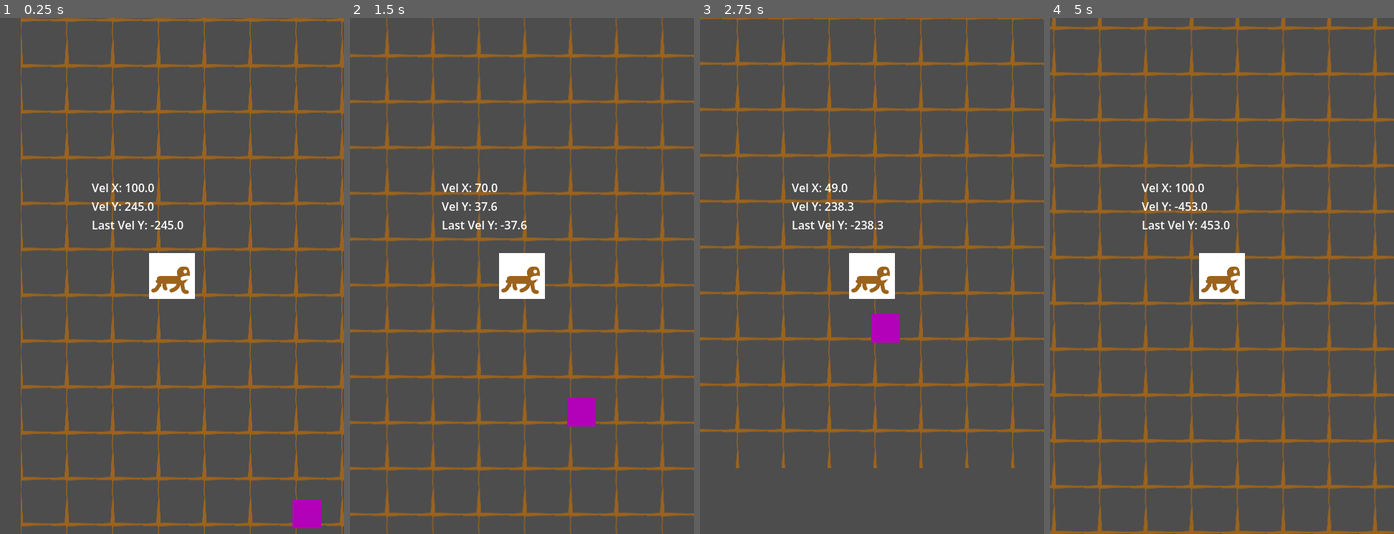
Above: before the commit, frames 1-4 (left to right).
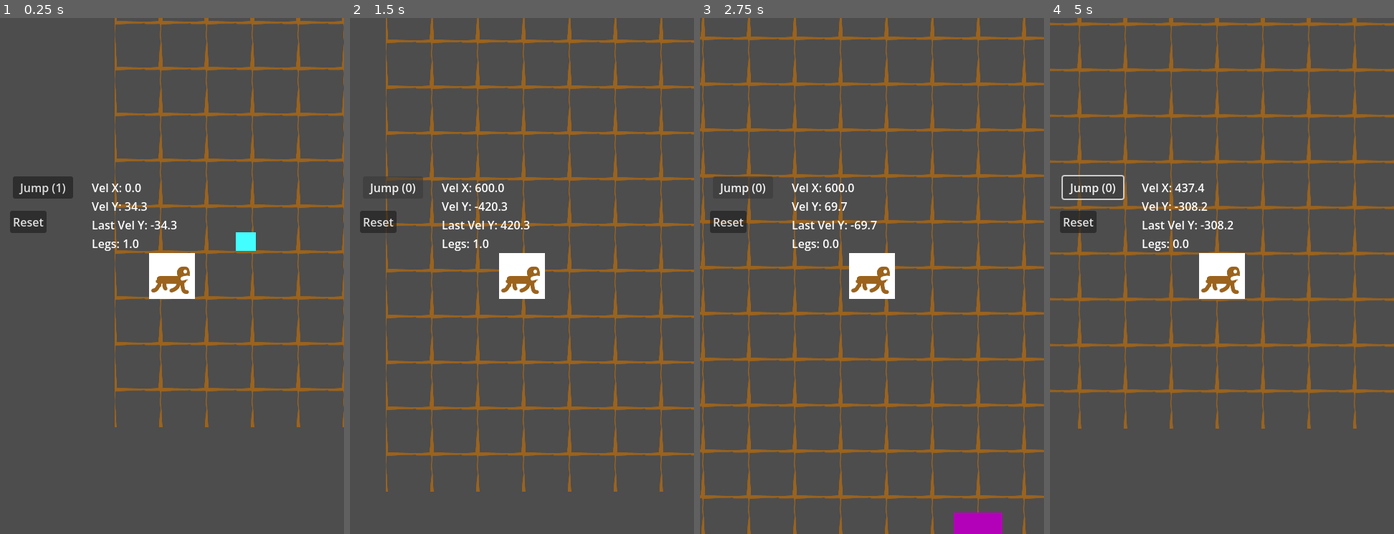
Above: after the commit, the same moments.

Repository: TOMYAAAAAH/paf-la-mite
Game: Godot game, scene res://main.tscn
Two runs of this game, one before a commit and one after it. Both use one fixed random seed, a clock stepped at 60 frames per second and the inputs below.
Inputs (mouse positions are in pixels of both pictures, inside the frame that each line leads up to):
- Up to frame 1 (0.25 s): no input
- Up to frame 2 (1.5 s): click (377, 224) at 0.5 s, where only the run after the commit has a clickable "Reset"; click (391, 188) at 1.25 s, where only the run after the commit has a clickable "Jump (1)"
- Up to frame 3 (2.75 s): click (741, 188) at 2 s, where only the run after the commit has a clickable "Jump (0)"
- Up to frame 4 (5 s): click (1091, 188) at 2.75 s, where only the run after the commit has a clickable "Jump (0)"; click (1091, 188) at 3.5 s, where only the run after the commit has a clickable "Jump (0)"; tap Enter (ui_accept) at 4.25, 4.52, 4.55, 4.82 s; tap Tab (launch, bound only after the commit) at 4.35 s

The runs differ from the first frame. In frame 1, 16% of the frame differs, in the area x 2-100%, y 0-100%; in frame 2, 17%; in frame 3, 21%, in the area x 0-100%, y 0-100%; in frame 4, 20%.

Commit message:
add hopper

Diff:
--- /dev/null
+++ b/bouncer.gd
@@ -0,0 +1,15 @@
+extends Area2D
+
+
+# Called when the node enters the scene tree for the first time.
+func _ready() -> void:
+	pass # Replace with function body.
+
+
+# Called every frame. 'delta' is the elapsed time since the previous frame.
+func _process(delta: float) -> void:
+	pass
+
+
+func _on_body_entered(body: Node2D) -> void:
+	pass # Replace with function body.
--- a/bouncer.tscn
+++ b/bouncer.tscn
@@ -1,15 +1,15 @@
 [gd_scene format=3 uid="uid://c2angheo0hmqj"]
 
 [sub_resource type="RectangleShape2D" id="RectangleShape2D_ww1wp"]
-size = Vector2(40, 40)
+size = Vector2(68, 40)
 
-[node name="Bouncer" type="StaticBody2D" unique_id=2060613599]
+[node name="Bouncer" type="StaticBody2D" unique_id=1204321091 groups=["bouncer"]]
 
 [node name="ColorRect" type="ColorRect" parent="." unique_id=1032122862]
-offset_right = 40.0
+offset_right = 68.0
 offset_bottom = 40.0
 color = Color(0.70171434, 0.00047784208, 0.7246397, 1)
 
 [node name="CollisionShape2D" type="CollisionShape2D" parent="." unique_id=104845290]
-position = Vector2(20, 20)
+position = Vector2(34, 20)
 shape = SubResource("RectangleShape2D_ww1wp")
--- /dev/null
+++ b/hopper.gd
@@ -0,0 +1,12 @@
+extends Area2D
+
+signal leg_collected
+
+func _ready():
+	# Connect the body_entered signal to a function
+	body_entered.connect(_on_body_entered)
+
+func _on_body_entered(body):
+	if body.name == "Mite":  # Replace "Mite" with your mite's node name
+		emit_signal("leg_collected")
+		queue_free()  # Remove the sauterelle after collection
--- /dev/null
+++ b/hopper.tscn
@@ -0,0 +1,19 @@
+[gd_scene format=3 uid="uid://d5k8npeklfsx"]
+
+[ext_resource type="Script" uid="uid://c305l4fiar3mt" path="res://hopper.gd" id="1_6wt36"]
+
+[sub_resource type="CapsuleShape2D" id="CapsuleShape2D_6wt36"]
+radius = 15.0
+
+[node name="Hopper" type="Area2D" unique_id=708622132 groups=["hopper"]]
+script = ExtResource("1_6wt36")
+
+[node name="CollisionShape2D" type="CollisionShape2D" parent="." unique_id=1317942486]
+shape = SubResource("CapsuleShape2D_6wt36")
+
+[node name="ColorRect" type="ColorRect" parent="." unique_id=1460273274]
+offset_left = -14.0
+offset_top = -13.0
+offset_right = 14.0
+offset_bottom = 13.0
+color = Color(0.26165634, 0.9968435, 0.9999998, 1)
--- /dev/null
+++ b/main.gd
@@ -0,0 +1,6 @@
+extends Node2D
+
+# Connect this function to the Button's "pressed" signal
+func _on_reset_button_pressed():
+	# Reloads the current scene, effectively resetting the game
+	get_tree().reload_current_scene()
--- a/main.tscn
+++ b/main.tscn
@@ -1,15 +1,18 @@
 [gd_scene format=3 uid="uid://drewna04sxgtr"]
 
 [ext_resource type="PackedScene" uid="uid://c3ju64y5n75u5" path="res://mite.tscn" id="1_0xm2m"]
+[ext_resource type="Script" uid="uid://bixpk1d8gbrn4" path="res://main.gd" id="1_lquwl"]
 [ext_resource type="PackedScene" uid="uid://bwlhkhq6me7cx" path="res://floor.tscn" id="2_h2yge"]
 [ext_resource type="Texture2D" uid="uid://b36rfxdnau3mq" path="res://grid.png" id="3_h2yge"]
 [ext_resource type="PackedScene" uid="uid://c2angheo0hmqj" path="res://bouncer.tscn" id="4_1bvp3"]
+[ext_resource type="PackedScene" uid="uid://d5k8npeklfsx" path="res://hopper.tscn" id="6_7mycd"]
 
 [node name="Main" type="Node2D" unique_id=2144659749]
+script = ExtResource("1_lquwl")
 
 [node name="TextureRect" type="TextureRect" parent="." unique_id=650109987]
 offset_top = -363.0
-offset_right = 6459.0
+offset_right = 8175.0
 offset_bottom = 713.0
 texture = ExtResource("3_h2yge")
 stretch_mode = 1
@@ -18,6 +21,32 @@
 position = Vector2(-19, -127)
 
 [node name="Mite" parent="." unique_id=693137260 instance=ExtResource("1_0xm2m")]
+position = Vector2(80, 499)
 
-[node name="Area2D" parent="." unique_id=200657326 instance=ExtResource("4_1bvp3")]
-position = Vector2(379, 498)
+[node name="Bouncer" parent="." unique_id=200657326 instance=ExtResource("4_1bvp3")]
+position = Vector2(452, 490)
+
+[node name="Bouncer2" parent="." unique_id=1204321091 instance=ExtResource("4_1bvp3")]
+position = Vector2(1054, 490)
+
+[node name="CanvasLayer" type="CanvasLayer" parent="." unique_id=933197081]
+
+[node name="ResetButton" type="Button" parent="CanvasLayer" unique_id=485472565]
+offset_left = 14.0
+offset_top = 269.0
+offset_right = 65.0
+offset_bottom = 300.0
+text = "Reset"
+
+[node name="JumpButton" type="Button" parent="CanvasLayer" unique_id=36778432]
+offset_left = 18.0
+offset_top = 221.0
+offset_right = 102.0
+offset_bottom = 252.0
+text = "Sauter (n)"
+
+[node name="Hopper" parent="." unique_id=708622132 instance=ExtResource("6_7mycd")]
+position = Vector2(183, 454)
+
+[connection signal="pressed" from="CanvasLayer/ResetButton" to="." method="_on_reset_button_pressed"]
+[connection signal="leg_collected" from="Hopper" to="Mite" method="_on_leg_collected"]
--- a/mite.gd
+++ b/mite.gd
@@ -1,25 +1,35 @@
 extends CharacterBody2D
 
 @onready var velocity_label = $VelocityLabel
+@onready var jump_button = get_node("/root/Main/CanvasLayer/JumpButton")  # Replace with your button's path
 
-var speed = 100
+var speed = 0
 var jump_velocity = 0
 var gravity = 980
+var leg_count = 1
+
+func _ready():
+	var hoppers = get_tree().get_nodes_in_group("hopper")
+	for hopper in hoppers:
+		hopper.leg_collected.connect(_on_leg_collected)
+
+	# Initialize button text and state
+	update_jump_button()
+	jump_button.pressed.connect(_on_jump_button_pressed)
 
 func _physics_process(delta):
-	# --- Existing Movement Logic ---
 	if not is_on_floor():
 		velocity.y += gravity * delta
 		jump_velocity = 0 - velocity.y
 
-	if Input.is_action_just_pressed("ui_accept"):
-		jump_velocity = -600
-		velocity.y = jump_velocity
-		speed = 100
+	if Input.is_action_just_pressed("launch"):
+		self._on_jump_button_pressed()
+	elif Input.is_action_just_pressed("ui_accept") and not is_on_floor():
+		velocity.y = abs(velocity.y) * 1.1
 	elif is_on_floor():
 		jump_velocity *= 0.7
 		velocity.y = jump_velocity
-		speed *= 0.7
+		speed *= 0.9
 
 	# Constant forward movement
 	velocity.x = speed
@@ -27,22 +37,33 @@
 	# Move and get collision info
 	move_and_slide()
 
-	# --- NEW: Check for Bouncer Collision ---
+	# --- SIMPLE BOUNCER TEST ---
 	for i in range(get_slide_collision_count()):
-		var collision = get_slide_collision(i)
-		var collider = collision.get_collider()
+		var collider = get_slide_collision(i).get_collider()
 
-		# Check if the object hit is in the "bouncer" group
 		if collider.is_in_group("bouncer"):
-			# Apply your custom "antwise" reaction here
-			velocity.y = -700  # Strong upward boost
-			velocity.x += 200  # Forward boost
-			speed = velocity.x # Update speed variable to match
-			# Optional: Reset decay so it doesn't slow down immediately
-			jump_velocity = 0
+			jump_velocity *= 1.2
+			velocity.y = jump_velocity
+			speed *= 1.2
 
 	# --- Debug Display Logic ---
-	velocity_label.text = "Vel X: %.1f\nVel Y: %.1f\nLast Vel Y: %.1f" % [velocity.x, velocity.y, jump_velocity]
+	velocity_label.text = "Vel X: %.1f\nVel Y: %.1f\nLast Vel Y: %.1f\nLegs: %.1f" % [velocity.x, velocity.y, jump_velocity, leg_count]
 
 	velocity_label.set("theme_override_colors/font_color", Color.WHITE)
 	velocity_label.set("theme_override_font_sizes/font_size", 16)
+
+func _on_leg_collected():
+	leg_count += 1
+
+# Update button text and state
+func update_jump_button():
+	jump_button.text = "Jump (%d)" % leg_count
+
+# Handle jump button press
+func _on_jump_button_pressed():
+	if leg_count > 0:
+		jump_velocity = -600
+		velocity.y = jump_velocity
+		speed = 600
+		leg_count -= 1
+		update_jump_button()
--- a/mite.tscn
+++ b/mite.tscn
@@ -35,7 +35,7 @@
 [node name="AnimatedSprite2D" type="AnimatedSprite2D" parent="." unique_id=877561712]
 sprite_frames = SubResource("SpriteFrames_tnjd3")
 animation = &"fly"
-frame_progress = 0.21466891
+frame_progress = 0.2203509
 
 [node name="CollisionShape2D" type="CollisionShape2D" parent="." unique_id=1576460365]
 shape = SubResource("CapsuleShape2D_bcwpt")
--- a/project.godot
+++ b/project.godot
@@ -21,6 +21,19 @@
 window/size/viewport_height=720
 window/stretch/mode="canvas_items"
 
+[global_group]
+
+bouncer=""
+hopper=""
+
+[input]
+
+launch={
+"deadzone": 0.2,
+"events": [Object(InputEventKey,"resource_local_to_scene":false,"resource_name":"","device":-1,"window_id":0,"alt_pressed":false,"shift_pressed":false,"ctrl_pressed":false,"meta_pressed":false,"pressed":false,"keycode":0,"physical_keycode":4194306,"key_label":0,"unicode":0,"location":0,"echo":false,"script":null)
+]
+}
+
 [physics]
 
 3d/physics_engine="Jolt Physics"
Not shown, added: bouncer.gd.uid
Not shown, added: hopper.gd.uid
Not shown, added: main.gd.uid
